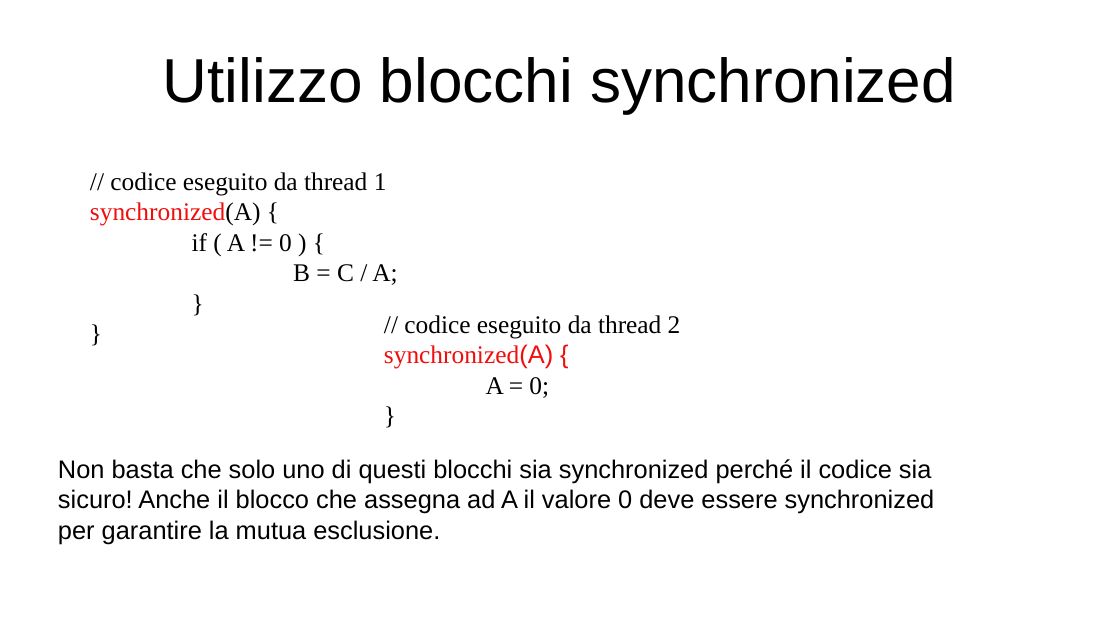
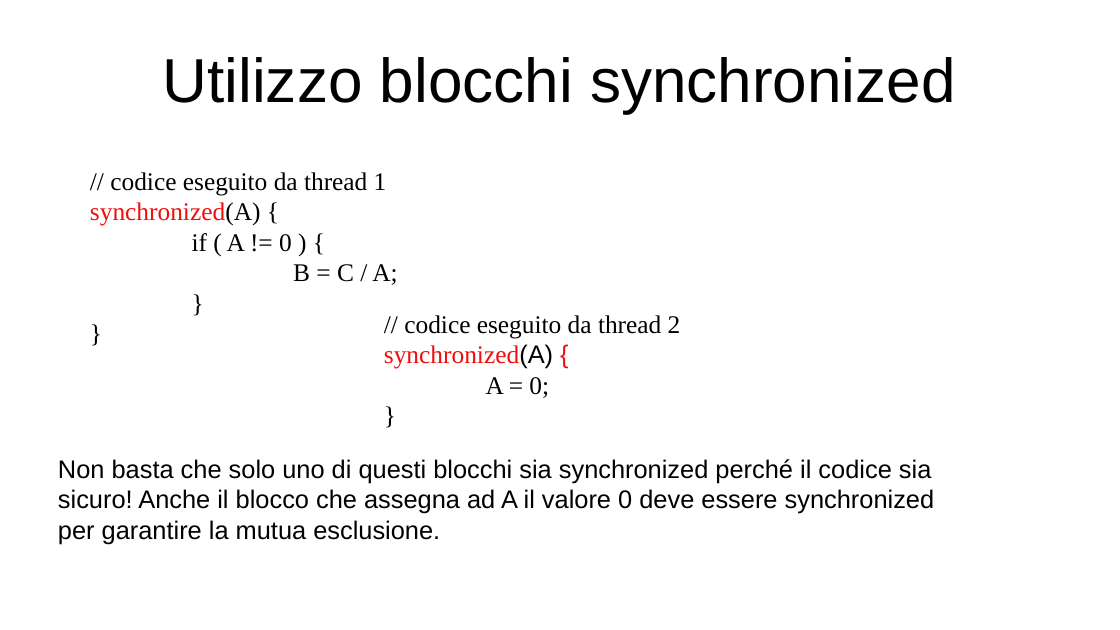
Before and after one commit to checksound/Slides_THREAD_CONCORRENZA, a slide deck: slide 15 of CONCORRENZA.pptx. Drawn at 1120x630 pixels with LibreOffice and Linux fonts; fonts in the diff are those of the drawing. Boxes give left, top, right and bottom in pixels: in the first picture for what was removed or moved away, otherwise in the second. Text is boxed around its words. In the diff, an @@ line names an element or a change of style, - is before the commit and + after.

```diff
--- a/CONCORRENZA.pptx
+++ b/CONCORRENZA.pptx
@@ text at (x1=384, y1=344, x2=553, y2=369): text colour #F10D0C to #000000 in "synchronized(A)" @@
```
Also in this commit, not shown: 1 other slide changed, 1 other file.
